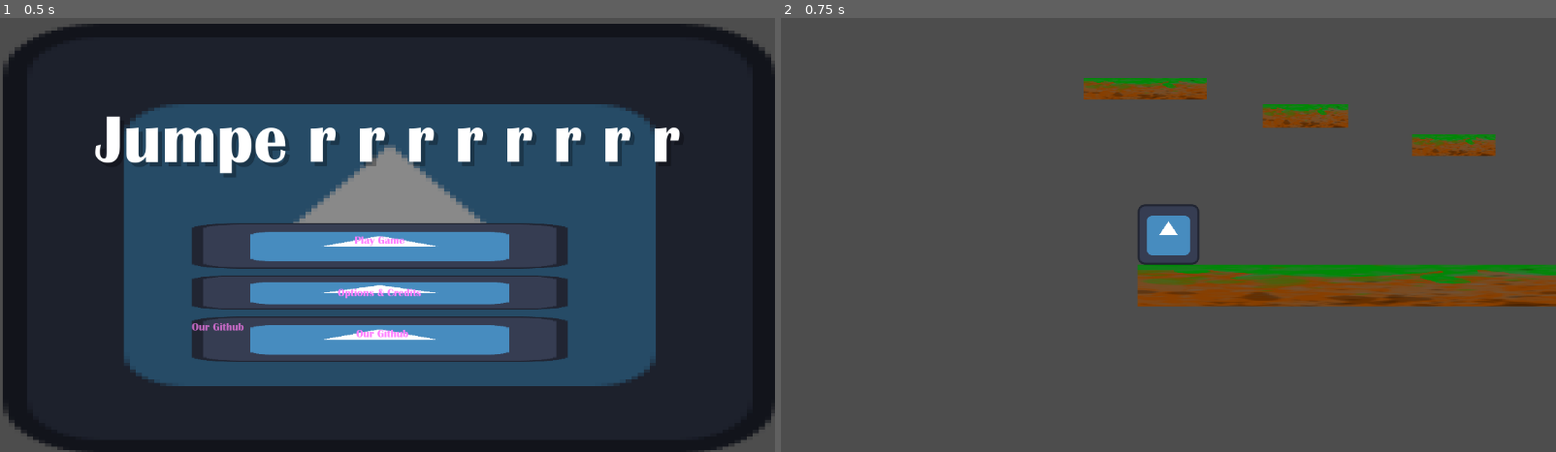
Above: before the commit, frames 1-2 (left to right).
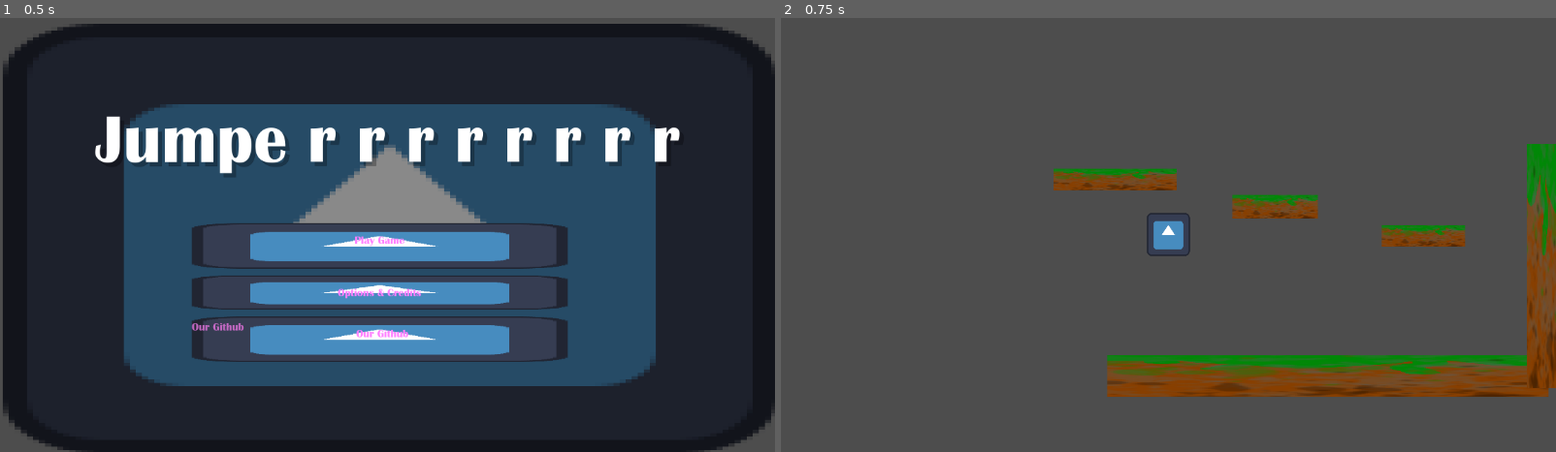
Above: after the commit, the same moments.

Repository: Guyiy1324/Jumpe-r-r-r-r-r-r-r-r
Game: Godot game, scene res://MainMenu.tscn
The game is run twice, just before and just after one commit, with the same random seed, the same clock (stepped at 60 frames per second) and the same inputs. The engine's default icon, where the game draws it, is replaced by a stand-in: a white triangle on a blue panel in a dark square.
Inputs:
- Up to frame 1 (0.5 s): no input
- Up to frame 2 (0.75 s): click "Play Game" at 0.5 s

Frame 1 is identical in both runs. In frame 2, 16% of the frame differs, in the area x 35-100%, y 13-88%.

Commit message:
finalyy

Diff:
--- a/jump-e-r/map.tscn
+++ b/jump-e-r/map.tscn
@@ -6,14 +6,15 @@
 [sub_resource type="RectangleShape2D" id="RectangleShape2D_wijl4"]
 
 [node name="Map" type="Node2D"]
-position = Vector2(582, 87.00001)
-scale = Vector2(5.12429, 0.47962236)
 
 [node name="Platforms" type="Node" parent="."]
 
 [node name="Platform" type="Area2D" parent="Platforms"]
 position = Vector2(582, 87.00001)
 scale = Vector2(5.12429, 0.47962236)
+collision_layer = 3
+collision_mask = 3
+input_pickable = false
 
 [node name="CollisionShape2D" type="CollisionShape2D" parent="Platforms/Platform"]
 scale = Vector2(13, 13)
@@ -26,6 +27,9 @@
 position = Vector2(1260.9999, -241.00003)
 rotation = -3.1415927
 scale = Vector2(0.673111, -2.8373497)
+collision_layer = 3
+collision_mask = 3
+input_pickable = false
 
 [node name="CollisionShape2D" type="CollisionShape2D" parent="Platforms/Plat form"]
 scale = Vector2(13, 13)
@@ -37,6 +41,9 @@
 [node name="Platform little 2" type="Area2D" parent="Platforms"]
 position = Vector2(425, -417.99997)
 scale = Vector2(0.98506844, 0.27012363)
+collision_layer = 3
+collision_mask = 3
+input_pickable = false
 
 [node name="CollisionShape2D" type="CollisionShape2D" parent="Platforms/Platform little 2"]
 scale = Vector2(13, 13)
@@ -48,6 +55,9 @@
 [node name="Platform little" type="Area2D" parent="Platforms"]
 position = Vector2(866, -331)
 scale = Vector2(0.964335, 0.24261795)
+collision_layer = 3
+collision_mask = 3
+input_pickable = false
 
 [node name="CollisionShape2D" type="CollisionShape2D" parent="Platforms/Platform little"]
 scale = Vector2(13, 13)
@@ -59,6 +69,9 @@
 [node name="Win Platform" type="Area2D" parent="Platforms"]
 position = Vector2(-51, -499.00003)
 scale = Vector2(1.4354614, 0.24660836)
+collision_layer = 3
+collision_mask = 3
+input_pickable = false
 
 [node name="CollisionShape2D" type="CollisionShape2D" parent="Platforms/Win Platform"]
 scale = Vector2(13, 13)
@@ -68,5 +81,4 @@
 texture = ExtResource("1_c7s6e")
 
 [node name="Player" parent="." instance=ExtResource("2_wijl4")]
-position = Vector2(-110.064026, -316.91602)
-scale = Vector2(0.28012884, 2.9327412)
+position = Vector2(108, -335)
--- a/jump-e-r/player.tscn
+++ b/jump-e-r/player.tscn
@@ -1,6 +1,37 @@
-[gd_scene load_steps=3 format=3 uid="uid://dd2mvg6k6luef"]
+[gd_scene load_steps=4 format=3 uid="uid://dd2mvg6k6luef"]
 
 [ext_resource type="Texture2D" uid="uid://ds42pbjgq7jap" path="res://icon.svg" id="2_i3pqv"]
+
+[sub_resource type="GDScript" id="GDScript_4flbx"]
+script/source = "extends CharacterBody2D
+
+
+const SPEED = 300.0
+const JUMP_VELOCITY = -400.0
+
+
+func _physics_process(delta: float) -> void:
+	# Add the gravity.
+	if not is_on_floor():
+		print(\"help\")
+		velocity += get_gravity() * delta
+	else:
+		print(\"im stand\")
+
+	# Handle jump.
+	if Input.is_action_just_pressed(\"Jump\") and is_on_floor():
+		velocity.y = JUMP_VELOCITY
+
+	# Get the input direction and handle the movement/deceleration.
+	# As good practice, you should replace UI actions with custom gameplay actions.
+	var direction := Input.get_axis(\"ui_left\", \"ui_right\")
+	if direction:
+		velocity.x = direction * SPEED
+	else:
+		velocity.x = move_toward(velocity.x, 0, SPEED)
+
+	move_and_slide()
+"
 
 [sub_resource type="RectangleShape2D" id="RectangleShape2D_4flbx"]
 
@@ -13,9 +44,9 @@
 texture = ExtResource("2_i3pqv")
 
 [node name="CharacterBody2D" type="CharacterBody2D" parent="Sprite2D"]
-slide_on_ceiling = false
-floor_stop_on_slope = false
+physics_interpolation_mode = 1
 floor_block_on_wall = false
+script = SubResource("GDScript_4flbx")
 
 [node name="CollisionShape2D" type="CollisionShape2D" parent="Sprite2D/CharacterBody2D"]
 scale = Vector2(6.4, 6.4)
--- a/jump-e-r/project.godot
+++ b/jump-e-r/project.godot
@@ -21,6 +21,12 @@
 
 [input]
 
+ui_accept={
+"deadzone": 0.5,
+"events": [Object(InputEventKey,"resource_local_to_scene":false,"resource_name":"","device":0,"window_id":0,"alt_pressed":false,"shift_pressed":false,"ctrl_pressed":false,"meta_pressed":false,"pressed":false,"keycode":4194309,"physical_keycode":0,"key_label":0,"unicode":0,"location":0,"echo":false,"script":null)
+, Object(InputEventKey,"resource_local_to_scene":false,"resource_name":"","device":0,"window_id":0,"alt_pressed":false,"shift_pressed":false,"ctrl_pressed":false,"meta_pressed":false,"pressed":false,"keycode":4194310,"physical_keycode":0,"key_label":0,"unicode":0,"location":0,"echo":false,"script":null)
+]
+}
 ui_left={
 "deadzone": 0.5,
 "events": [Object(InputEventKey,"resource_local_to_scene":false,"resource_name":"","device":0,"window_id":0,"alt_presse …(194 unchanged characters)…
@@ -37,6 +43,11 @@
 , Object(InputEventKey,"resource_local_to_scene":false,"resource_name":"","device":-1,"window_id":0,"alt_pressed":false …(183 unchanged characters)…
 ]
 }
+Jump={
+"deadzone": 0.2,
+"events": [Object(InputEventKey,"resource_local_to_scene":false,"resource_name":"","device":0,"window_id":0,"alt_pressed":false,"shift_pressed":false,"ctrl_pressed":false,"meta_pressed":false,"pressed":false,"keycode":0,"physical_keycode":32,"key_label":0,"unicode":0,"location":0,"echo":false,"script":null)
+]
+}
 
 [rendering]
 
Binary file removed: jump-e-r/Tiles/Backgrounds/tile_0000.png
Not shown, removed: jump-e-r/Tiles/Backgrounds/tile_0000.png.import
Binary file removed: jump-e-r/Tiles/Backgrounds/tile_0001.png
Not shown, removed: jump-e-r/Tiles/Backgrounds/tile_0001.png.import
Binary file removed: jump-e-r/Tiles/Backgrounds/tile_0002.png
Not shown, removed: jump-e-r/Tiles/Backgrounds/tile_0002.png.import
Binary file removed: jump-e-r/Tiles/Backgrounds/tile_0003.png
Not shown, removed: jump-e-r/Tiles/Backgrounds/tile_0003.png.import
Binary file removed: jump-e-r/Tiles/Backgrounds/tile_0004.png
Not shown, removed: jump-e-r/Tiles/Backgrounds/tile_0004.png.import
Binary file removed: jump-e-r/Tiles/Backgrounds/tile_0005.png
Not shown, removed: jump-e-r/Tiles/Backgrounds/tile_0005.png.import
(and 955 more such lines)
